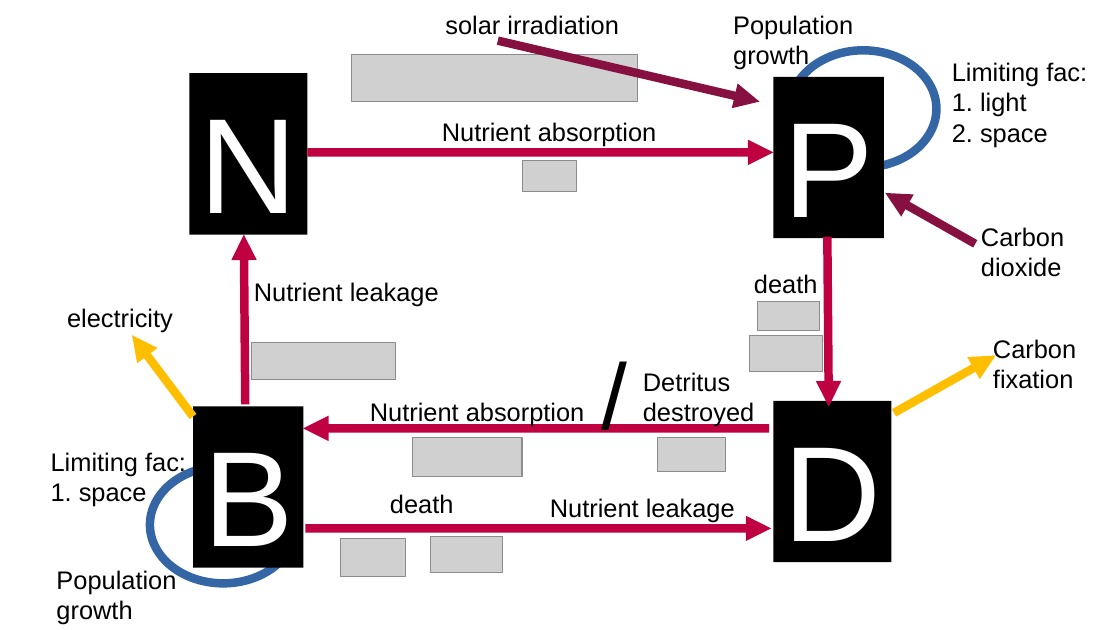
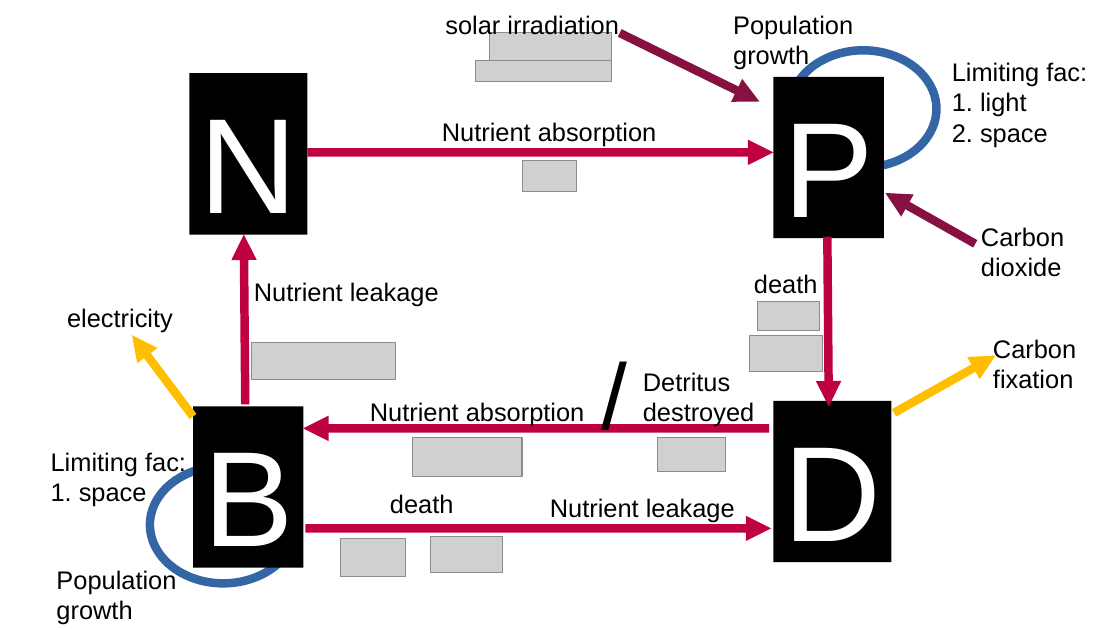
Before and after one commit to ph-u/PhyBac_C-Capture, a slide deck: slide 5 of sandbox/diagrams.odp (slide 4 before the commit). Drawn at 1120x630 pixels with LibreOffice and Linux fonts; fonts in the diff are those of the drawing; grey boxes stand for pictures. Boxes give left, top, right and bottom in pixels: in the first picture for what was removed or moved away, otherwise in the second. Text is boxed around its words. In the diff, an @@ line names an element or a change of style, - is before the commit and + after.

```diff
--- a/sandbox/diagrams.odp
+++ b/sandbox/diagrams.odp
@@ picture added at bbox=[490, 33, 612, 60] @@
@@ arrow moved from (498, 41) - (760, 102) to (620, 33) - (760, 102) @@
@@ picture: place and size @@
-picture at bbox=[352, 55, 637, 102]
+picture at bbox=[476, 61, 612, 82]
```
Also in this commit, not shown: 1 slide added, 4 other files.
